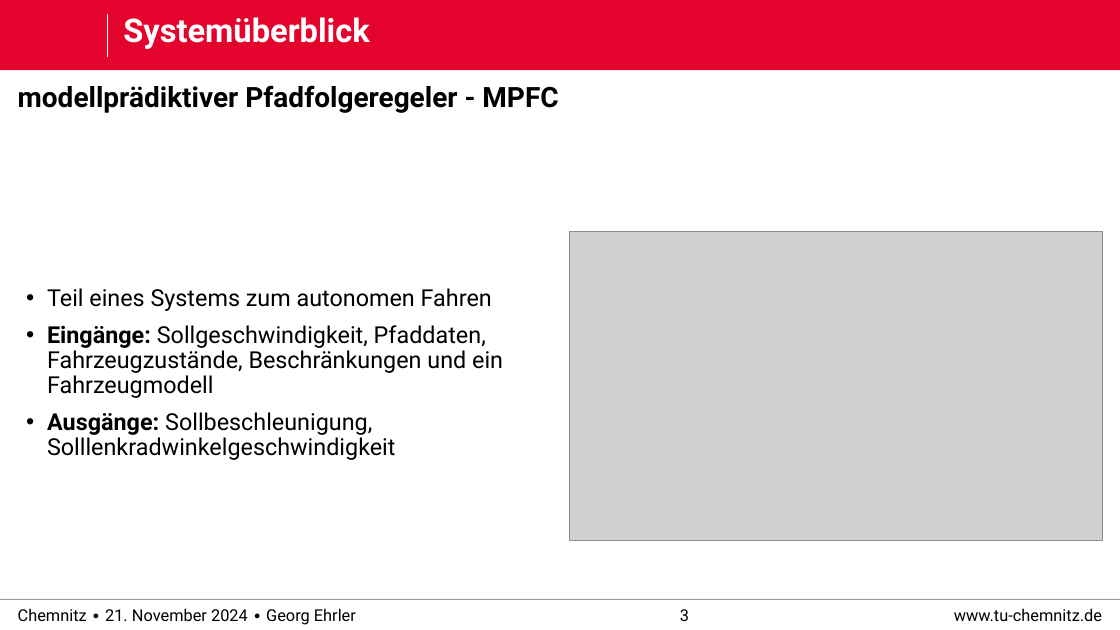
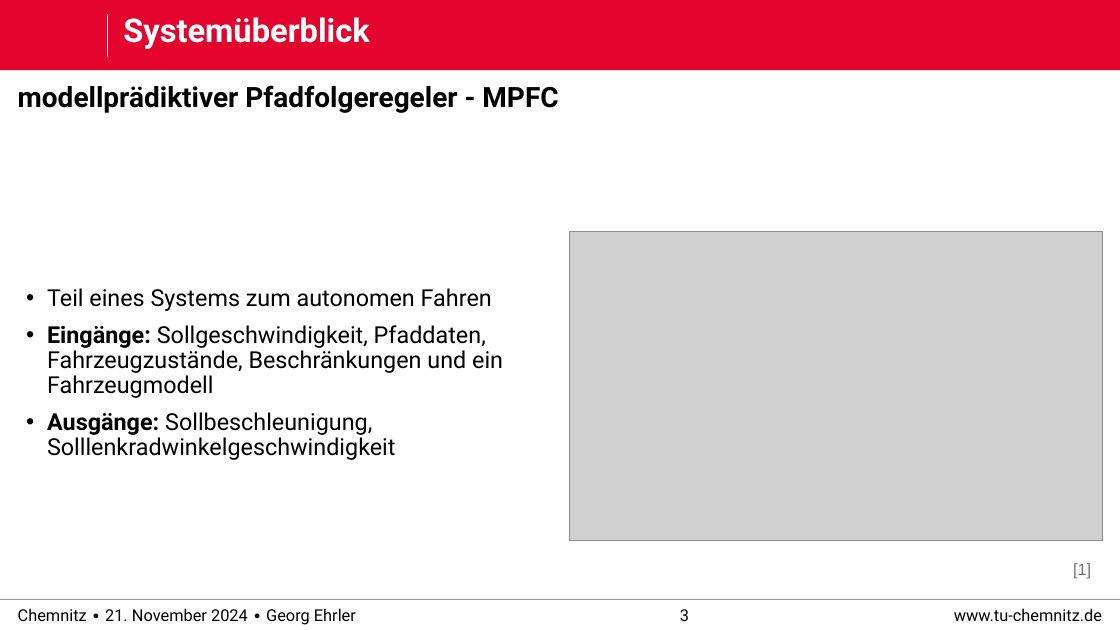
Before and after one commit to derEhrler/ACSDthesis_edited, a slide deck: slide 3 of defense/praktikum_defense.pptx. Drawn at 1120x630 pixels with LibreOffice and Linux fonts; fonts in the diff are those of the drawing; grey boxes stand for pictures; background and template pictures are left out. Boxes give left, top, right and bottom in pixels: in the first picture for what was removed or moved away, otherwise in the second. Text is boxed around its words. In the diff, an @@ line names an element or a change of style, - is before the commit and + after.

```diff
--- a/defense/praktikum_defense.pptx
+++ b/defense/praktikum_defense.pptx
@@ text added at [1073, 563, 1091, 579], 14 pt, text #767171 @@
+[1]
```
Also in this commit, not shown: 12 other slides changed, 5 slides added, 5 slides removed, 7 other files.
